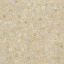
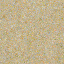
Comparing the layer stacks of the two 64 x 64 images. Changes:
painted on "sand.png" over [0, 0, 64, 64]
hid "suspicious sand 3" over [0, 0, 64, 64]
hid "suspicious sand 2" over [0, 0, 64, 64]
hid "suspicious sand 1" over [0, 0, 64, 64]
